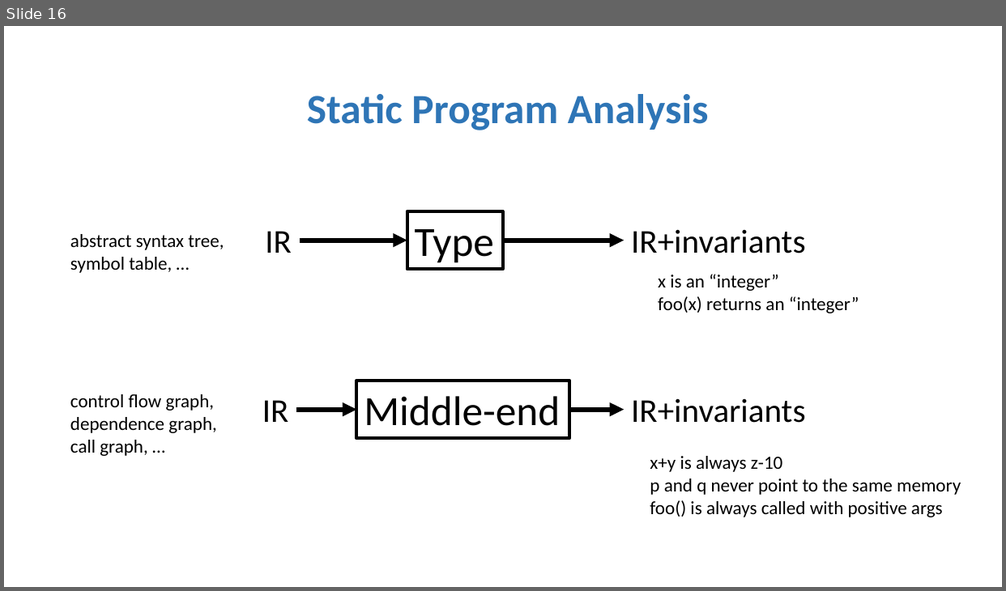
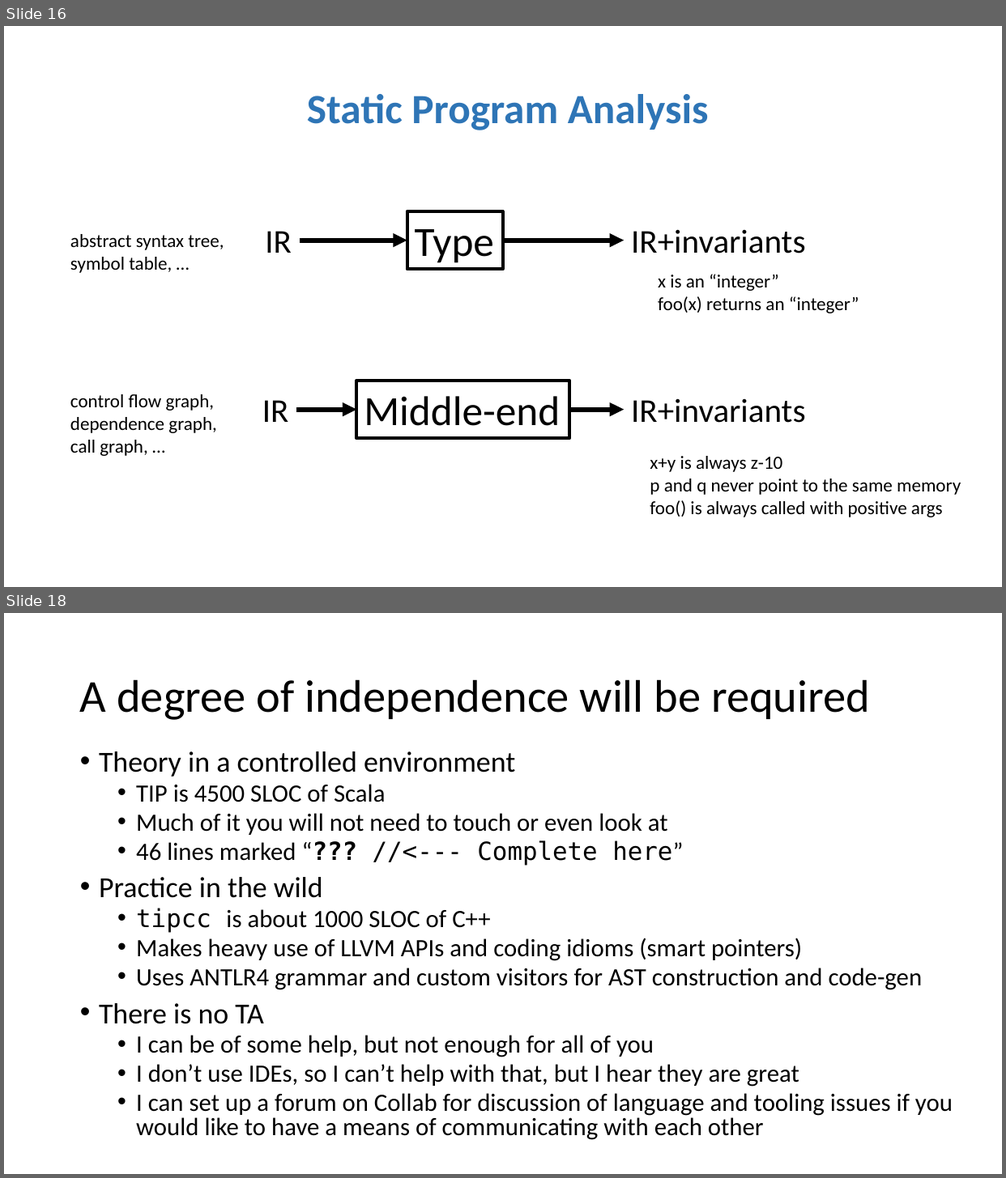
Before and after one commit to matthewbdwyer/matthewbdwyer.github.io, a slide deck: 6620/slides/Introduction.pptx. Shown one above the other, each under a label of ours: slide 16 before the commit, slides 16 and 18 after it; the slides between them are not shown. The pictures are 1006x591 and 1006x1178 pixels, drawn with LibreOffice and Linux fonts; fonts in the diff are those of the drawing. Boxes give left, top, right and bottom in pixels: in the first picture for what was removed or moved away, otherwise in the second. Text is boxed around its words. In the diff, an @@ line names an element or a change of style, - is before the commit and + after.

```diff
--- a/6620/slides/Introduction.pptx
+++ b/6620/slides/Introduction.pptx
@@ slide 18 added at (4, 613, 1002, 1174), background #FFFFFF @@
@@ title added at (80, 679, 870, 720), 44 pt, text #000000 @@
+A degree of independence will be required
@@ text added at (99, 752, 953, 1140), 24 pt, text #000000 @@
+• Theory in a controlled environment
+  • TIP is 4500 SLOC of Scala
+  • Much of it you will not need to touch or even look at
+  • 46 lines marked “??? //<--- Complete here”
+• Practice in the wild
+  • tipcc is about 1000 SLOC of C++
+  • Makes heavy use of LLVM APIs and coding idioms (smart pointers)
+  • Uses ANTLR4 grammar and custom visitors for AST construction and code-gen
+• There is no TA
+  • I can be of some help, but not enough for all of you
+  • I don’t use IDEs, so I can’t help with that, but I hear they are great
+  • I can set up a forum on Collab for discussion of language and tooling issues if you would like to have a means of communicating with each other
```
Also in this commit, not shown: 1 slide changed, 1 other slide added, 1 slide removed, 5 other files.
